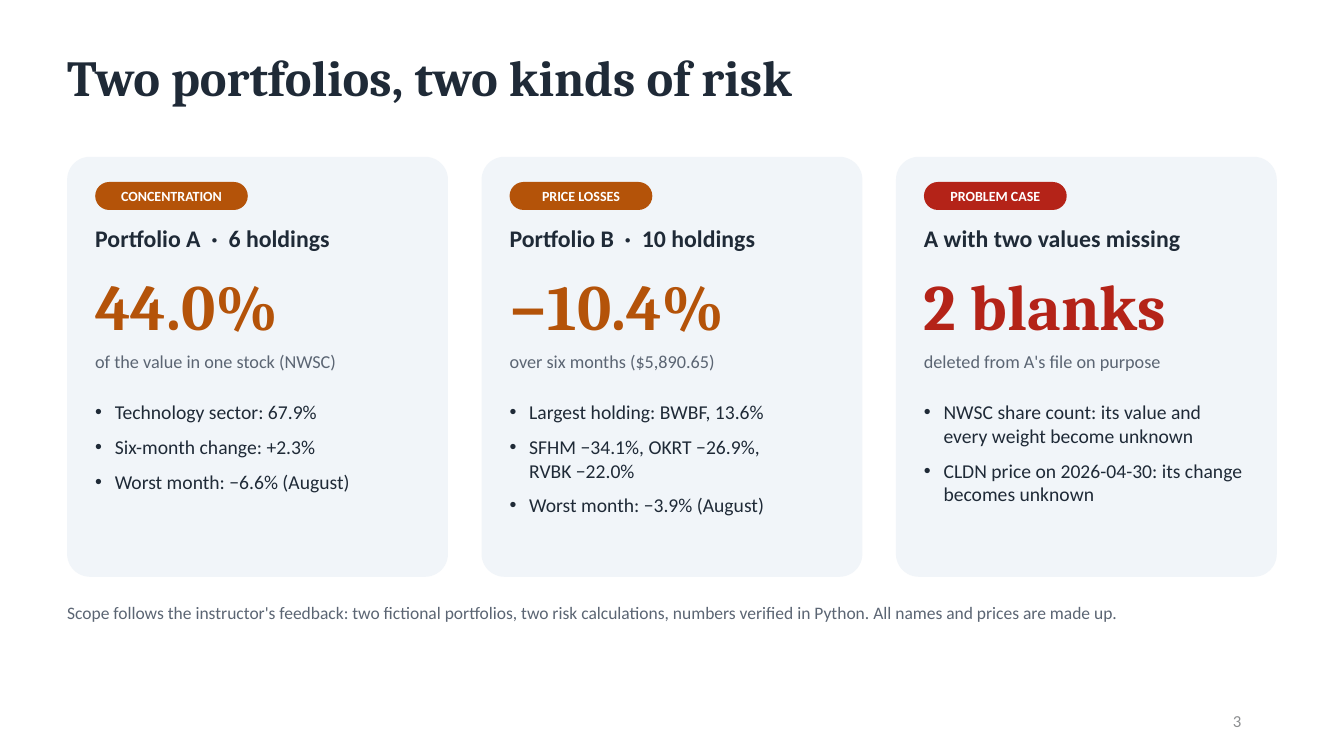
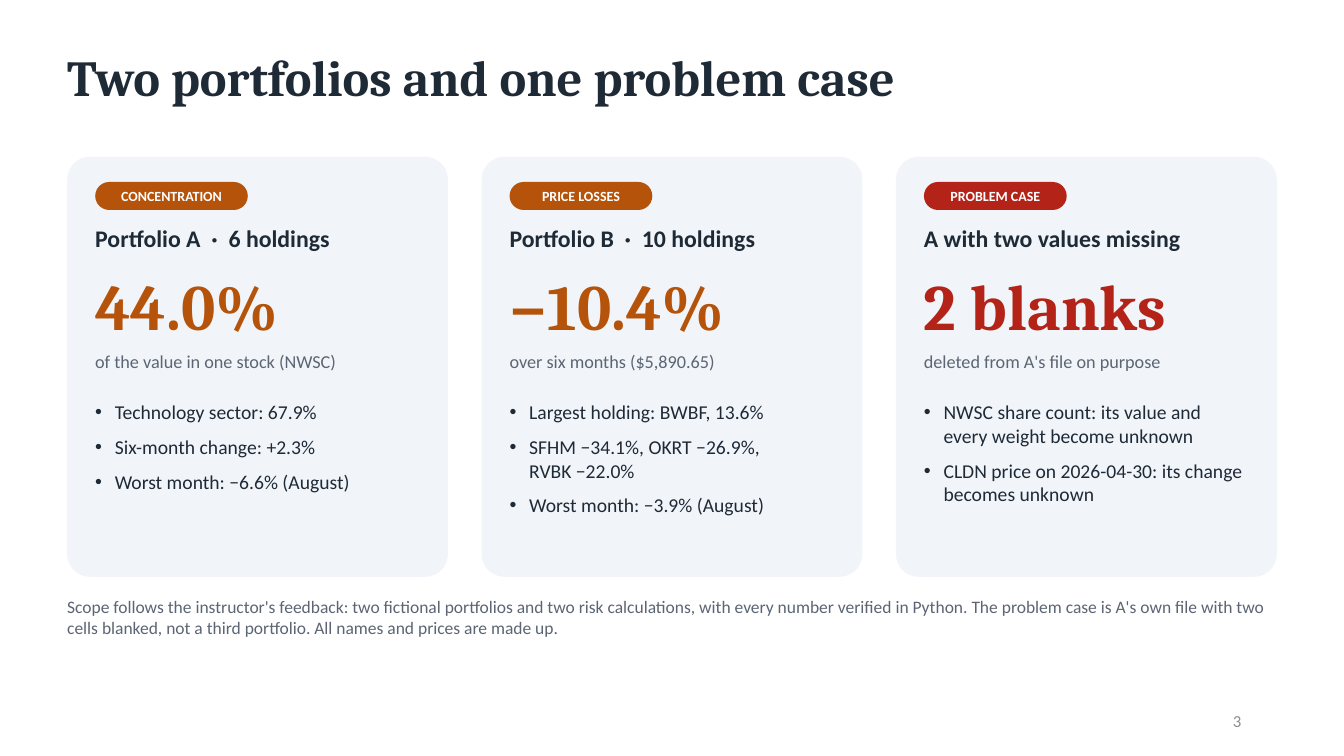
Before and after one commit to arthuraetheling/financial-risk-briefing-agent, a slide deck: slide 3 of docs/Financial_Risk_Briefing_Agent_Presentation.pptx. Drawn at 1344x756 pixels with LibreOffice and Linux fonts; fonts in the diff are those of the drawing. Boxes give left, top, right and bottom in pixels: in the first picture for what was removed or moved away, otherwise in the second. Text is boxed around its words. In the diff, an @@ line names an element or a change of style, - is before the commit and + after.

```diff
--- a/docs/Financial_Risk_Briefing_Agent_Presentation.pptx
+++ b/docs/Financial_Risk_Briefing_Agent_Presentation.pptx
@@ title at bbox=[67, 60, 894, 107]: text changed @@
-Two portfolios, two kinds of risk
+Two portfolios and one problem case
@@ text at bbox=[67, 601, 1263, 637]: text changed @@
-Scope follows the instructor's feedback: two fictional portfolios, two risk calculations, numbers verified in Python. All names and prices are made up.
+Scope follows the instructor's feedback: two fictional portfolios and two risk calculations, with every number verified in Python. The problem case is A's own file with two cells blanked, not a third portfolio. All names and prices are made up.
```
Also in this commit, not shown: 5 other slides changed, 4 other files.
